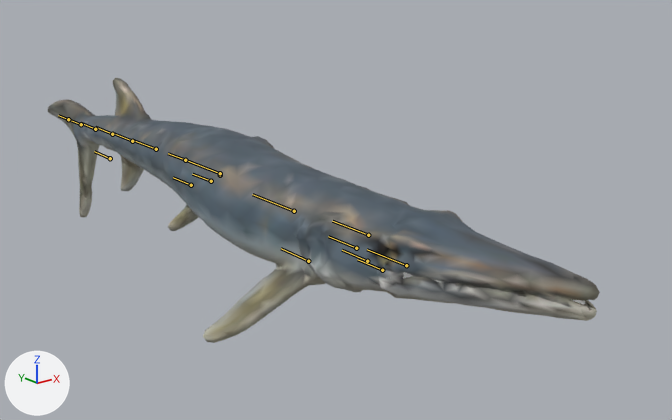
Renders of the glTF model public/assets/triassic/creatures/saurichthys.puppet.glb from each side of a commit.
Before and after are seen from a 50 mm lens placed at (-2.75, -4.51, 1.42), pointed at (0.61, -0.32, -0.25). The axes (+X, +Y, +Z) are drawn at lower left. The lights are the same throughout. The older version comes first. The bones that change, and the others that lie on the model, are drawn over the model as lines.

The first picture shows 'Mouth lining twin', 'Saurichthys procedural volume twin', 'Saurichthys procedural volume twin lower jaw'.
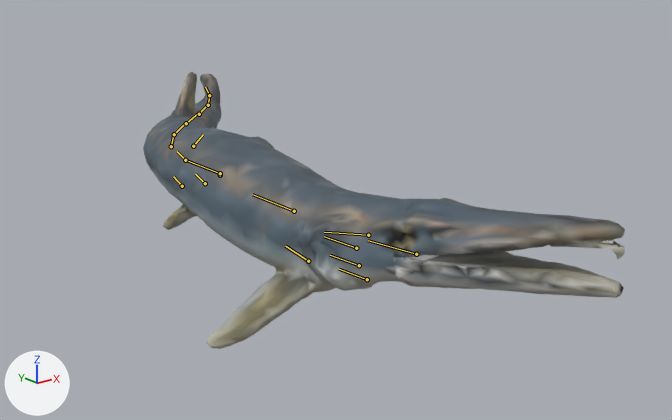
The newer file adds an action. The first version stands in its rest pose; the second is drawn at frame 6 of the action 'Flop'.

Boxes (x1, y1, x2, y2) around the edits, measured in the pictures (672 x 420 px):
'Saurichthys procedural volume twin', posed (13% narrower): before (48, 78, 600, 343); after (143, 72, 625, 349)
'Saurichthys procedural volume twin lower jaw', posed (10% wider, 9% shorter): before (377, 269, 586, 321); after (394, 251, 624, 298)
'Mouth lining twin', posed (mostly hidden): before (403, 272, 585, 305); after (402, 240, 613, 261)
bone 'pec_upper_L', root to tip: before (356, 248) to (328, 236); after (356, 248) to (324, 236)
bone 'pec_upper_R', root to tip: before (308, 261) to (281, 248); after (308, 261) to (285, 246)
bone 'skull', root to tip: before (368, 235) to (332, 221); after (368, 235) to (324, 232)
bone 'jaw', root to tip: before (406, 265) to (367, 249); after (416, 254) to (368, 240)
bone 'tail_00', root to tip: before (185, 160) to (168, 153); after (185, 160) to (177, 151)
bone 'tail_01', root to tip: before (156, 149) to (132, 140); after (171, 146) to (174, 133)
bone 'tail_02', root to tip: before (132, 141) to (112, 133); after (174, 134) to (186, 122)
bone 'tail_03', root to tip: before (112, 134) to (95, 127); after (186, 123) to (199, 112)
bone 'tail_04', root to tip: before (95, 129) to (81, 123); after (199, 114) to (208, 104)
bone 'tail_05', root to tip: before (81, 124) to (68, 119); after (208, 105) to (209, 95)
bone 'tail_06', root to tip: before (68, 119) to (58, 115); after (209, 95) to (205, 87)

The change in detail:
Bone 'pec_upper_L' (bone_pec_upper_l) turns from (0, 0, 0) to (2, 11, 8) degrees about its own x, y and z.
Bone 'pec_upper_R' (bone_pec_upper_r) turns from (0, 0, 0) to (2, -11, -8) degrees about its own x, y and z.
Bone 'skull' (bone_skull) turns from (0, 0, 0) to (-9, 2, 13) degrees about its own x, y and z.
Bone 'jaw' (bone_jaw) turns from (0, 0, 0) to (10, 0, 0) degrees about its own x, y and z.
Bone 'tail_00' (bone_tail_00) turns from (0, 0, 0) to (1, 0, -16) degrees about its own x, y and z.
Bone 'tail_01' (bone_tail_01) turns from (0, 0, 0) to (1, 0, -17) degrees about its own x, y and z.
Bone 'tail_02' (bone_tail_02) turns from (0, 0, 0) to (1, 0, -13) degrees about its own x, y and z.
Bone 'tail_03' (bone_tail_03) turns from (0, 0, 0) to (2, 0, -5) degrees about its own x, y and z.
Bone 'tail_04' (bone_tail_04) turns from (0, 0, 0) to (2, 0, 4) degrees about its own x, y and z.
Bone 'tail_05' (bone_tail_05) turns from (0, 0, 0) to (2, 0, 12) degrees about its own x, y and z.
Bone 'tail_06' (bone_tail_06) turns from (0, 0, 0) to (3, 10, 13) degrees about its own x, y and z.
